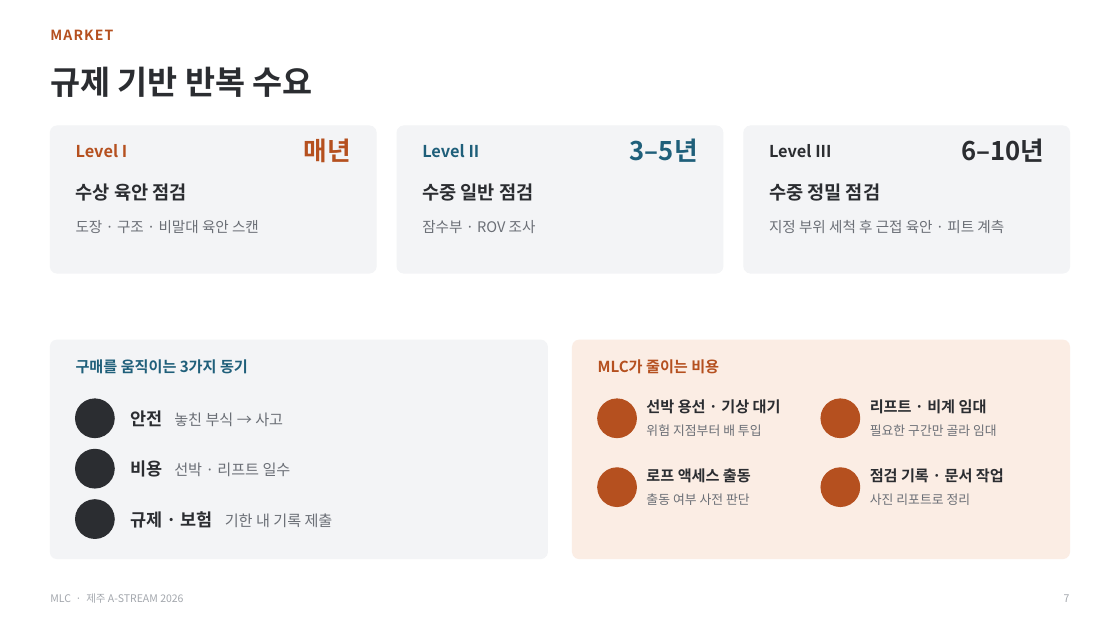
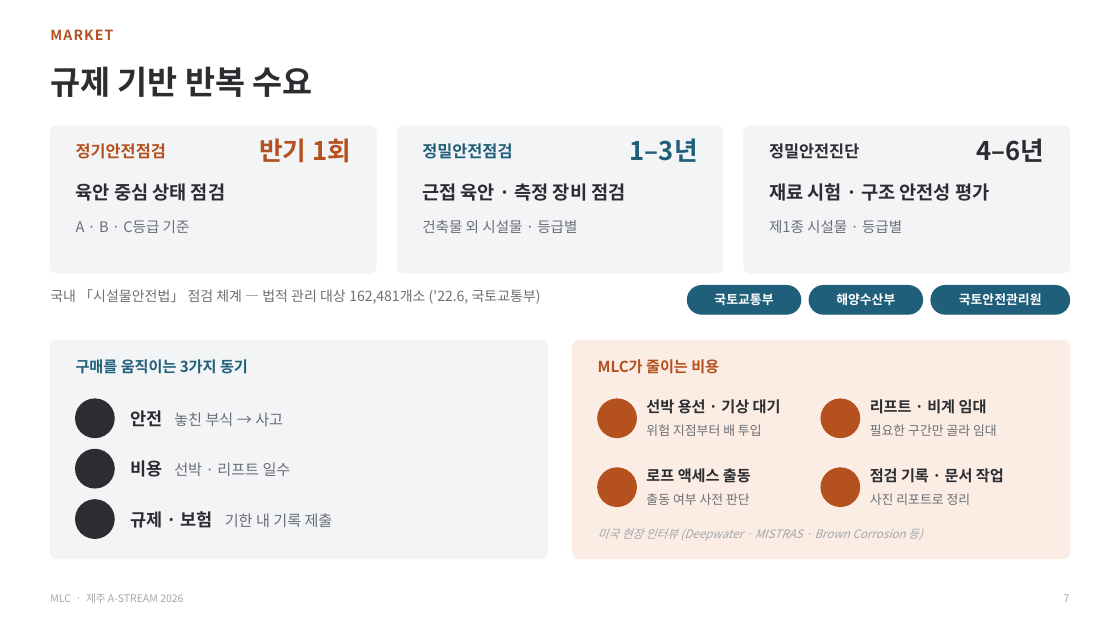
Before and after one commit to zscfvgbb-cmyk/PPT, a slide deck: slide 7 of MLC_IR_A-STREAM2026_v3.pptx. Drawn at 1120x630 pixels with LibreOffice and Linux fonts; fonts in the diff are those of the drawing; background and template pictures are left out. Boxes give left, top, right and bottom in pixels: in the first picture for what was removed or moved away, otherwise in the second. Text is boxed around its words. In the diff, an @@ line names an element or a change of style, - is before the commit and + after.

```diff
--- a/MLC_IR_A-STREAM2026_v3.pptx
+++ b/MLC_IR_A-STREAM2026_v3.pptx
@@ text at [76, 143, 166, 159]: text changed @@
-Level I
+정기안전점검
@@ text at [259, 138, 351, 163]: text changed @@
-매년
+반기 1회
@@ text at [422, 143, 512, 159]: text changed @@
-Level II
+정밀안전점검
@@ text at [630, 138, 698, 162]: text changed @@
-3–5년
+1–3년
@@ text at [769, 143, 859, 159]: text changed @@
-Level III
+정밀안전진단
@@ text at [977, 138, 1045, 162]: text changed @@
-6–10년
+4–6년
@@ text at [76, 183, 225, 201]: text changed @@
-수상 육안 점검
+육안 중심 상태 점검
@@ text at [422, 183, 625, 201]: text changed @@
-수중 일반 점검
+근접 육안 · 측정 장비 점검
@@ text at [769, 183, 989, 201]: text changed @@
-수중 정밀 점검
+재료 시험 · 구조 안전성 평가
@@ text at [76, 220, 190, 233]: text changed @@
-도장 · 구조 · 비말대 육안 스캔
+A · B · C등급 기준
@@ text at [422, 220, 577, 233]: text changed @@
-잠수부 · ROV 조사
+건축물 외 시설물 · 등급별
@@ text at [769, 220, 902, 233]: text changed @@
-지정 부위 세척 후 근접 육안 · 피트 계측
+제1종 시설물 · 등급별
@@ text added at [50, 289, 541, 304], 12 pt, text #6B6F76 @@
+국내 「시설물안전법」 점검 체계 — 법적 관리 대상 162,481개소 ('22.6, 국토교통부)
@@ rounded rectangle added at [687, 286, 801, 314], fill #1F5F7A, outline #1F5F7A 1 pt @@
@@ text added at [714, 293, 773, 305], 11 pt, text #FFFFFF, bold @@
+국토교통부
@@ rounded rectangle added at [809, 286, 923, 314], fill #1F5F7A, outline #1F5F7A 1 pt @@
@@ text added at [836, 293, 895, 305], 11 pt, text #FFFFFF, bold @@
+해양수산부
@@ rounded rectangle added at [931, 286, 1070, 314], fill #1F5F7A, outline #1F5F7A 1 pt @@
@@ text added at [959, 293, 1042, 305], 11 pt, text #FFFFFF, bold @@
+국토안전관리원
@@ text added at [598, 528, 923, 541], 10 pt, text #A3A7AD, italic @@
+미국 현장 인터뷰 (Deepwater · MISTRAS · Brown Corrosion 등)
```
Also in this commit, not shown: 1 other slide changed, 1 other file.
